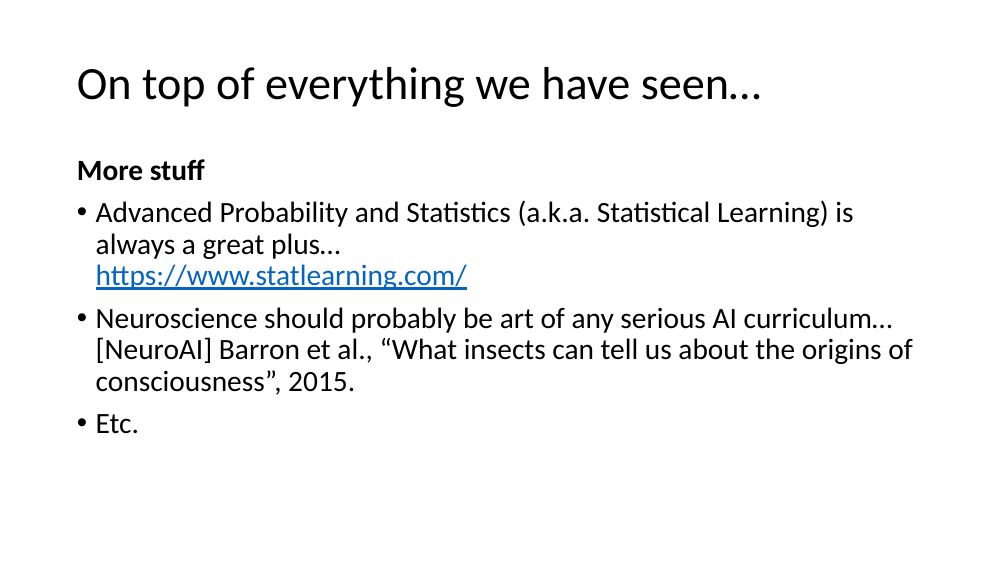
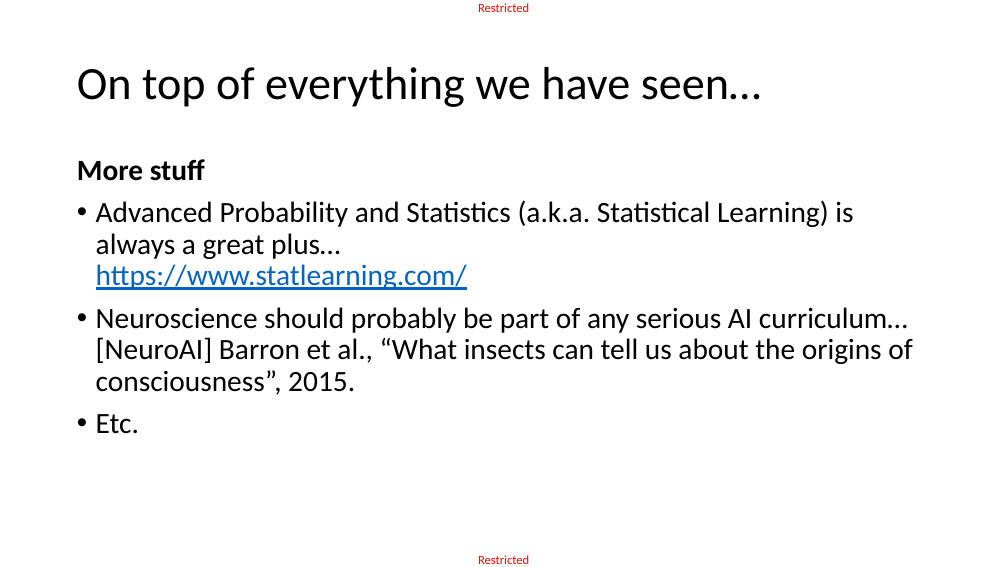
Before and after one commit to matthieudemari/SUTD_DL_50_039, a slide deck: slide 19 of W13/W13S1.pptx (slide 18 before the commit). Drawn at 1008x567 pixels with LibreOffice and Linux fonts; fonts in the diff are those of the drawing. Boxes give left, top, right and bottom in pixels: in the first picture for what was removed or moved away, otherwise in the second. Text is boxed around its words. In the diff, an @@ line names an element or a change of style, - is before the commit and + after.

```diff
--- a/W13/W13S1.pptx
+++ b/W13/W13S1.pptx
@@ text added at (478, 3, 529, 12), 12 pt, text #FF0000 @@
+Restricted
@@ text at (96, 307, 912, 395): text changed @@
-• Neuroscience should probably be art of any serious AI curriculum…
-  [NeuroAI] Barron et al., “What insects can tell us about the origins of consciousness”, 2015.
+• Neuroscience should probably be part of any serious AI curriculum…
+  [NeuroAI] Barron et al., “What insects can tell us about the origins of consciousness”, 2015.
@@ text added at (478, 555, 529, 564), 12 pt, text #FF0000 @@
+Restricted
```
Also in this commit, not shown: 28 other slides changed, 1 slide added, 1 other file.
